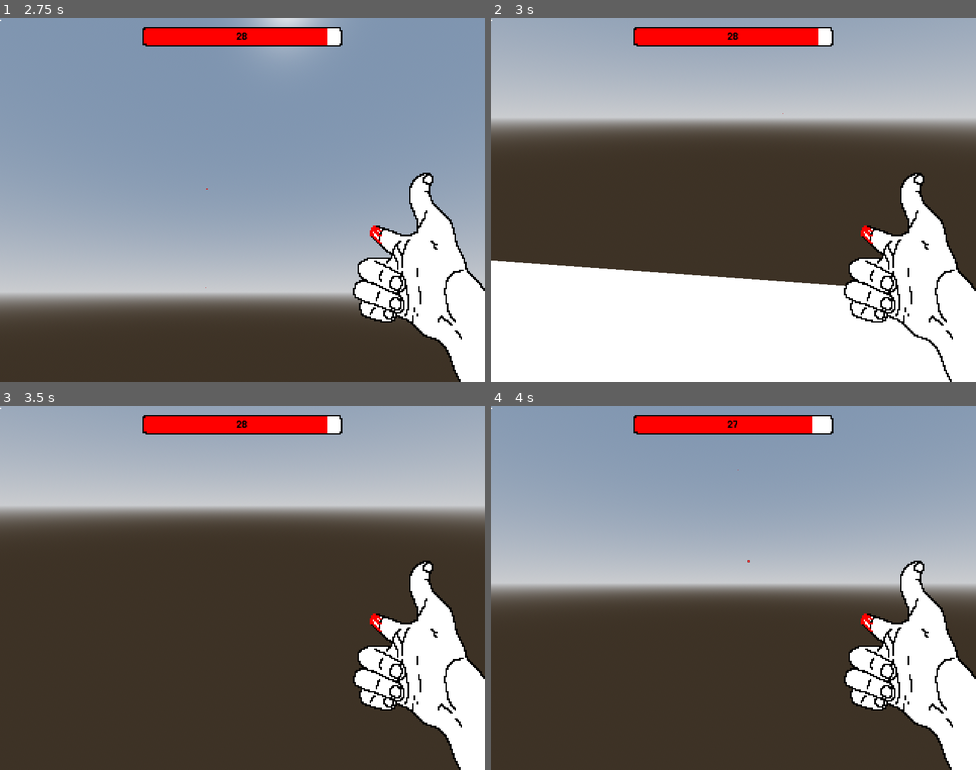
Above: before the commit, frames 1-4 (two rows, left to right).
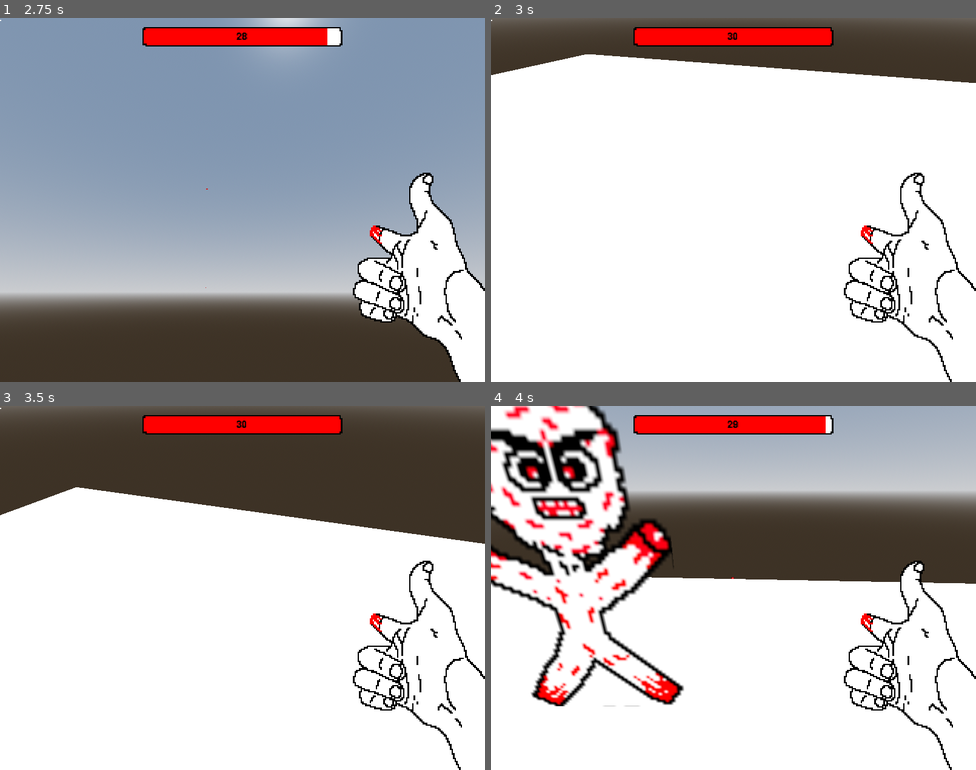
Above: after the commit, the same moments.

Repository: carolper2000/trijam-328
Game: Godot game, scene res://Scenes/MainScene.tscn
Two runs of this game, one before a commit and one after it. Both use one fixed random seed, a clock stepped at 60 frames per second and the inputs below.
Inputs (mouse positions are in pixels of both pictures, inside the frame that each line leads up to):
- Up to frame 1 (2.75 s): tap Enter (ui_accept) at 0.5, 0.77, 1.52 s; move the mouse to (266, 200) at 0.52 s; hold W (forward) 0.53-2.03 s; click (266, 200) at 0.6 s; move the mouse to (218, 200) at 1.27 s; tap M (mouse_capture_toogle) at 1.35 s; move the mouse to (291, 119) at 2.02 s; hold D (right) from 2.03 s (still down); click (291, 119) at 2.1 s
- Up to frame 2 (3 s): tap R (restart, bound only after the commit) at 2.75 s; move the mouse to (709, 272) at 2.77 s; release D (right) at 2.78 s; hold W (forward) from 2.78 s (still down); tap M (mouse_capture_toogle) at 2.85 s
- Up to frame 3 (3.5 s): keep holding W (forward); tap Enter (ui_accept) at 3.02 s
- Up to frame 4 (4 s): keep holding W (forward); move the mouse to (767, 591) at 3.52 s; click (767, 591) at 3.6 s; tap Enter (ui_accept) at 3.77 s

Frame 1 is identical in both runs. In frame 2, 65% of the frame differs, in the area x 0-100%, y 0-75%; in frame 3, 89%, in the area x 0-100%, y 0-100%; in frame 4, 89%.

Commit message:
feat: press R to restart

Diff:
--- a/Scripts/game_manager.gd
+++ b/Scripts/game_manager.gd
@@ -5,6 +5,10 @@
 @onready var Player = $"../Player"
 
 # https://docs.godotengine.org/en/stable/getting_started/first_3d_game/05.spawning_mobs.html
+
+func _input(event: InputEvent) -> void:
+	if Input.is_action_just_pressed("restart"):
+		get_tree().reload_current_scene()
 
 func _on_mob_timer_timeout():
 	# Create a new instance of the Mob scene.
--- a/project.godot
+++ b/project.godot
@@ -53,6 +53,11 @@
 "events": [Object(InputEventKey,"resource_local_to_scene":false,"resource_name":"","device":0,"window_id":0,"alt_presse …(189 unchanged characters)…
 ]
 }
+restart={
+"deadzone": 0.2,
+"events": [Object(InputEventKey,"resource_local_to_scene":false,"resource_name":"","device":-1,"window_id":0,"alt_pressed":false,"shift_pressed":false,"ctrl_pressed":false,"meta_pressed":false,"pressed":false,"keycode":0,"physical_keycode":82,"key_label":0,"unicode":114,"location":0,"echo":false,"script":null)
+]
+}
 
 [rendering]
 
